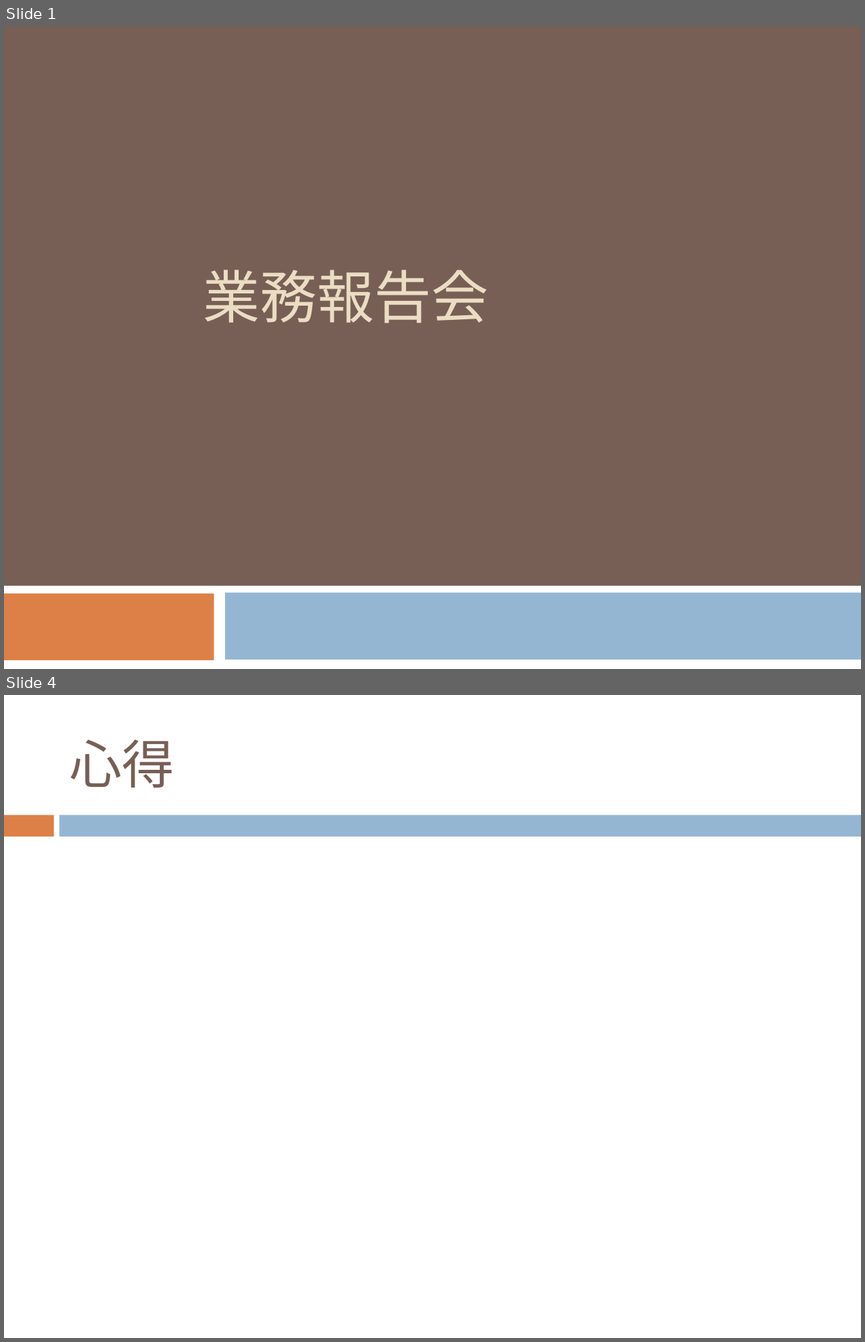
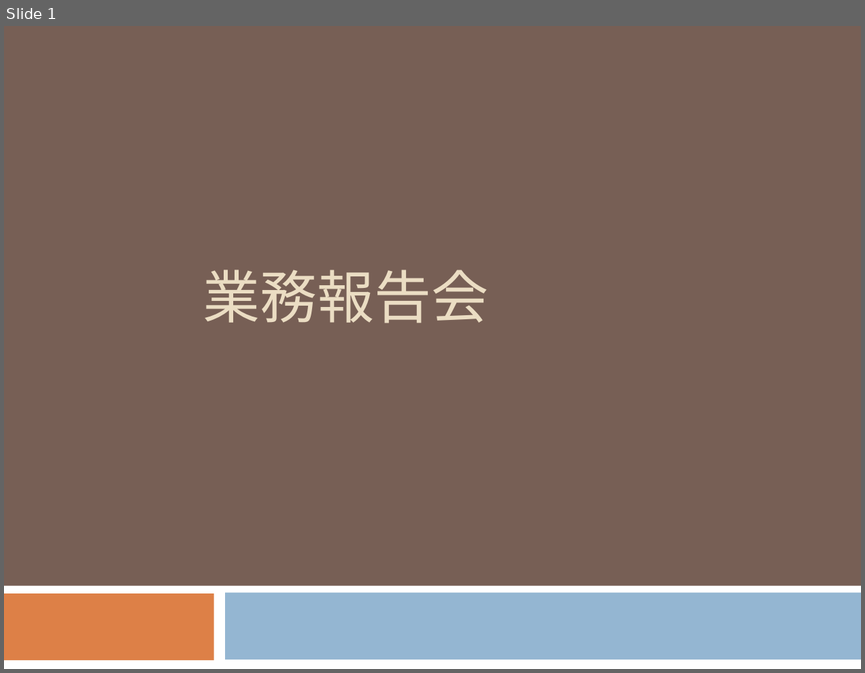
Before and after one commit to uil330/git, a slide deck: 業務報告.ppt. Shown one above the other, each under a label of ours: slides 1 and 4 before the commit, slide 1 after it; the slides between them are not shown. The pictures are 865x1342 and 865x673 pixels, drawn with LibreOffice and Linux fonts; fonts in the diff are those of the drawing. Boxes give left, top, right and bottom in pixels: in the first picture for what was removed or moved away, otherwise in the second. Text is boxed around its words. In the diff, an @@ line names an element or a change of style, - is before the commit and + after.

```diff
--- a/業務報告.ppt
+++ b/業務報告.ppt
@@ slide 4 removed at (4,695,861,1338), background #FFFFFF @@
@@ title removed at (70,739,175,787) @@
-心得
@@ rectangle removed at (4,815,54,836) @@
@@ rectangle removed at (60,815,861,836) @@
```
Also in this commit, not shown: 3 slides changed, 5 slides added, 1 other slide removed.
